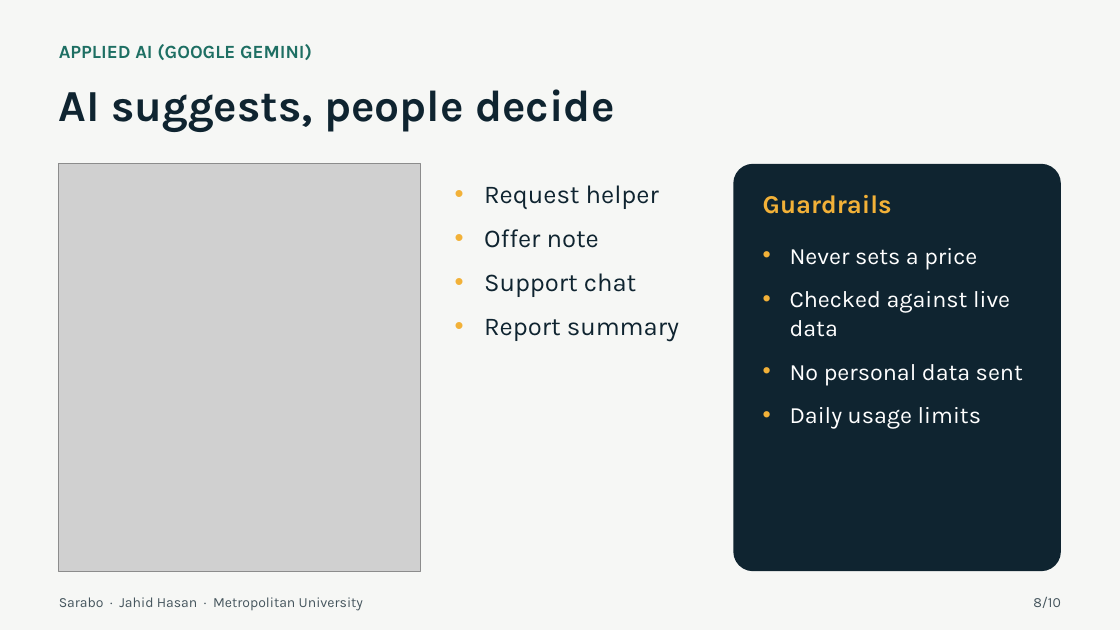
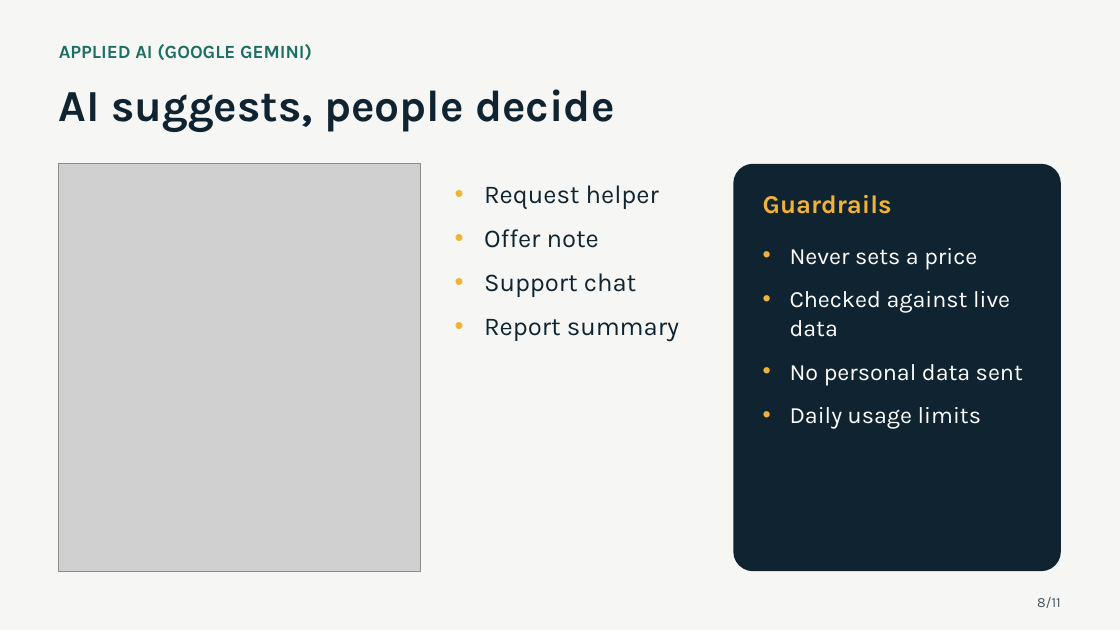
Before and after one commit to jahidjubaer/sarabo-doc, a slide deck: slide 8 of presentation/Sarabo_Presentation.pptx. Drawn at 1120x630 pixels with LibreOffice and Linux fonts; fonts in the diff are those of the drawing; grey boxes stand for pictures. Boxes give left, top, right and bottom in pixels: in the first picture for what was removed or moved away, otherwise in the second. Text is boxed around its words. In the diff, an @@ line names an element or a change of style, - is before the commit and + after.

Commit message:
docs: API call section in viva Q&A; light title slide, footer text removed, separate thank-you slide

```diff
--- a/presentation/Sarabo_Presentation.pptx
+++ b/presentation/Sarabo_Presentation.pptx
@@ text removed at (59,597,363,611) @@
-Sarabo · Jahid Hasan · Metropolitan University
@@ text at (1037,597,1061,608): text changed @@
-8/10
+8/11
```
Also in this commit, not shown: 9 other slides changed, 1 slide added, 5 other files.
